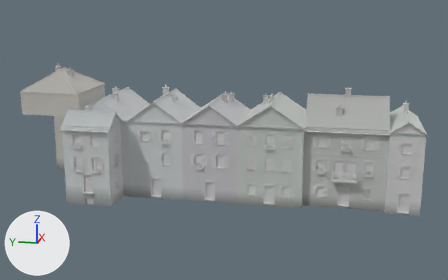
Renders of the glTF model public/assets/models/european-town/buildings/block_07.glb from each side of a commit.
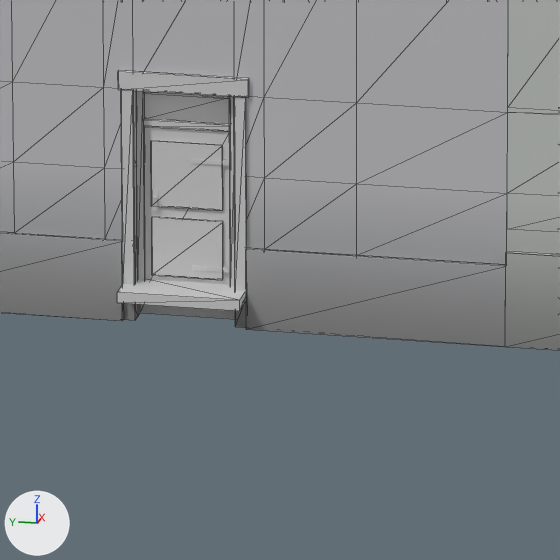
The first picture shows the older version from a 50 mm camera at (-48.7, -12.9, 26.0) aimed at (27.1, 2.3, 7.1). The close-ups show the older and then the newer version on the part from 43% to 54% of the width and 62% to 79% of the height of that picture. Only the edits that show in the close-ups are written down. The lights are fixed; the arrows at lower left show +X, +Y and +Z. The close-ups show mesh edges as thin lines. Where no turn or scale is listed for an object, it has been applied to the vertices.

Script lines for the objects in view, before the commit:
```python
ob_b31_shell = bpy.data.objects.new('B31_shell', me_b31_shell)
ob_b31_shell.location = (29.0, 3.5, 0.0)
ob_kit_door_1_1x2_3_door_stone_grey_0__door_stone_grey_1612 = bpy.data.objects.new('KIT_door_1.1x2.3_door_stone_grey_0__door_stone_grey#1612', me_kit_door_1_1x2_3_door_stone_grey_0__door_stone_grey)
ob_kit_door_1_1x2_3_door_stone_grey_0__door_stone_grey_1612.parent = ob_b31
ob_kit_door_1_1x2_3_door_stone_grey_0__door_stone_grey_1612.location = (-5.0, 0.0, 0.0)
ob_kit_door_1_1x2_3_door_stone_grey_0__door_stone_grey_1612.rotation_euler = (0.0, 0.0, 1.571)  # degrees (0, 0, 90)
ob_kit_door_1_1x2_3_door_stone_grey_0__glass_1614 = bpy.data.objects.new('KIT_door_1.1x2.3_door_stone_grey_0__glass#1614', me_kit_door_1_1x2_3_door_stone_grey_0__glass)
ob_kit_door_1_1x2_3_door_stone_grey_0__glass_1614.parent = ob_b31
ob_kit_door_1_1x2_3_door_stone_grey_0__glass_1614.location = (-5.0, 0.0, 0.0)
ob_kit_door_1_1x2_3_door_stone_grey_0__glass_1614.rotation_euler = (0.0, 0.0, 1.571)  # degrees (0, 0, 90)
# also in view: 'KIT_threshold_1.1__stone_blocks#1616' at (24.0, 3.5, 0.1); 'KIT_surround_1.1x2.3_d__stone_trim#1617' at (24.0, 3.5, 1.2); 'KIT_door_1.1x2.3_door_stone_grey_0__frame_dark#1613' at (24.2, 3.5, 1.1); 'B36_shell' at (29.0, -4.0, 6.4)
```
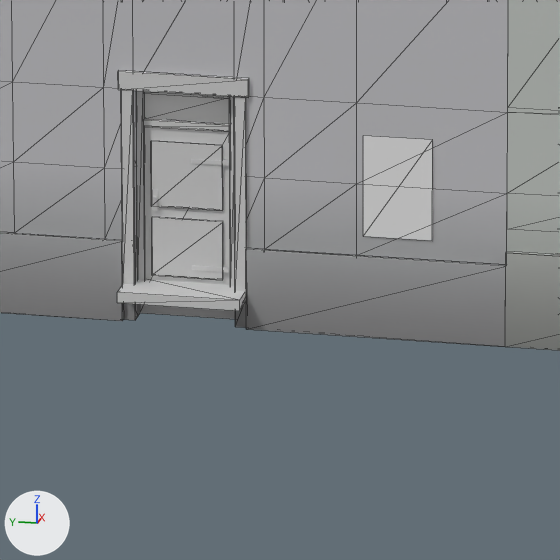
Boxes (x1, y1, x2, y2) around the edits, measured in the close-ups (560 x 560 px):
'KIT_fposter_0_75__posters_fun#1618', added
    after: (363, 136, 433, 241)

The change, as a diff of the scene's bpy script:
```diff
--- a/public/assets/models/european-town/buildings/block_07.glb.py
+++ b/public/assets/models/european-town/buildings/block_07.glb.py
@@ mat_posters_fun @@
+mat_posters_fun = bpy.data.materials.new('posters_fun')
+# nodes: BsdfPrincipled, Mix, OutputMaterial, VertexColor
+# colours: white #e7e7e7, mixed with the vertex colours
@@ me_kit_fposter_0_75__posters_fun @@
+me_kit_fposter_0_75__posters_fun.from_pydata(...)  # 4 vertices, 2 faces; spans x -0.012, y -0.375..0.375, z 0.0..1.125
+me_kit_fposter_0_75__posters_fun.materials.append(mat_posters_fun)
@@ ob_kit_fposter_0_75__posters_fun_1618 @@
+ob_kit_fposter_0_75__posters_fun_1618 = bpy.data.objects.new('KIT_fposter_0_75__posters_fun#1618', me_kit_fposter_0_75__posters_fun)
+ob_kit_fposter_0_75__posters_fun_1618.location = (24.0, 1.17, 0.82)
```
